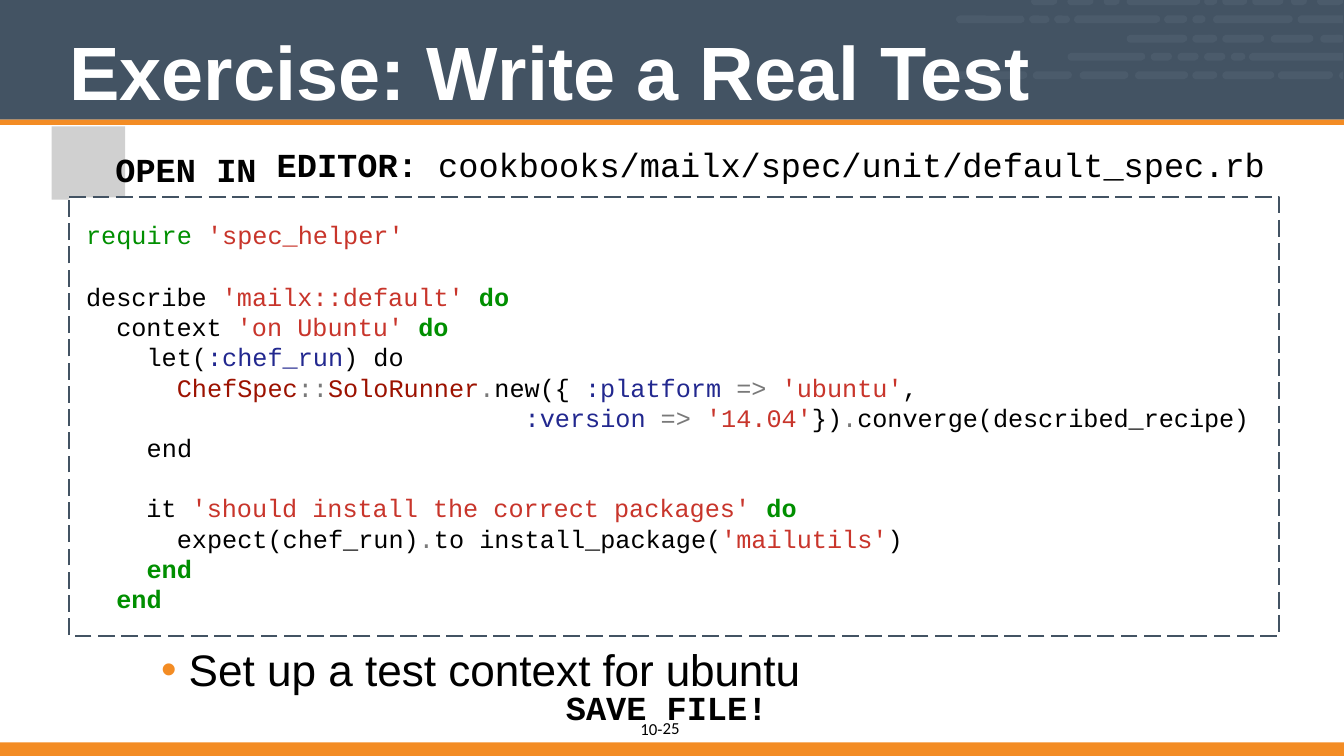
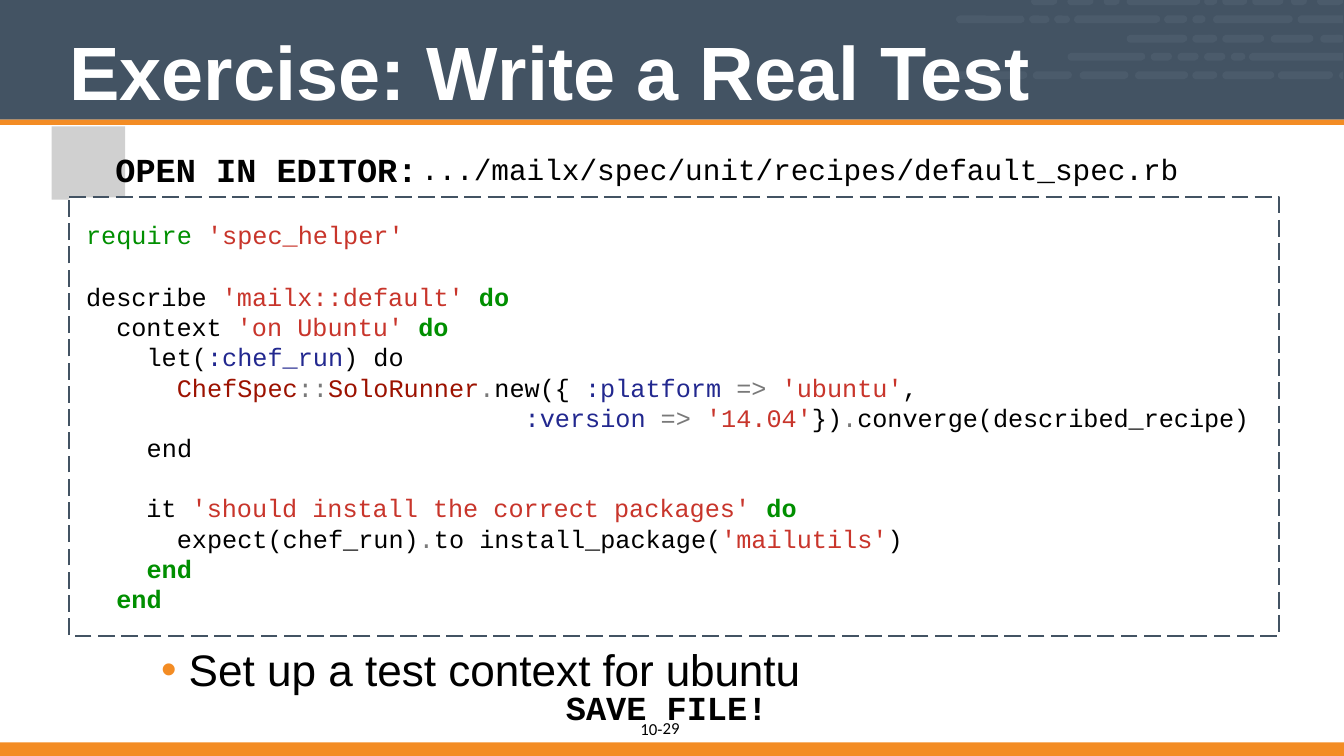
Before and after one commit to vinyar/chef-intermediate, a slide deck: slide 29 of 10-introduction_to_chefspec.pptx (slide 25 before the commit). Drawn at 1344x756 pixels with LibreOffice and Linux fonts; fonts in the diff are those of the drawing; grey boxes stand for pictures. Boxes give left, top, right and bottom in pixels: in the first picture for what was removed or moved away, otherwise in the second. Text is boxed around its words. In the diff, an @@ line names an element or a change of style, - is before the commit and + after.

Commit message:
Reworked the Introduction to Chefspec Portion
* Too often when teaching the material the source code in this section was far too small to read. So I opted to break out the explanation of the components of the spec across multiple slides to make it read better at poorer resolutions.

* Re-ordered a number of slides. To put the creation of the spec_helper file after creation of the spec directory and then continue on creating the paths. This is something that I tried the other way and decided that making all the paths and then editing the files did not feel right.

* Adopted the pattern of using the `spec/unit/recipes` folder because that is the path is generated when using `chef generate recipe ...`.

```diff
--- a/10-introduction_to_chefspec.pptx
+++ b/10-introduction_to_chefspec.pptx
@@ text at (x1=115, y1=158, x2=418, y2=192): text changed @@
-OPEN IN
+OPEN IN EDITOR:
@@ text at (x1=421, y1=159, x2=1178, y2=186): text changed; size 32 to 28 pt @@
-EDITOR: cookbooks/mailx/spec/unit/default_spec.rb
+.../mailx/spec/unit/recipes/default_spec.rb
@@ page number at (x1=663, y1=723, x2=680, y2=734): text changed @@
-25
+29
```
Also in this commit, not shown: 12 other slides changed, 5 slides added, 1 slide removed.
